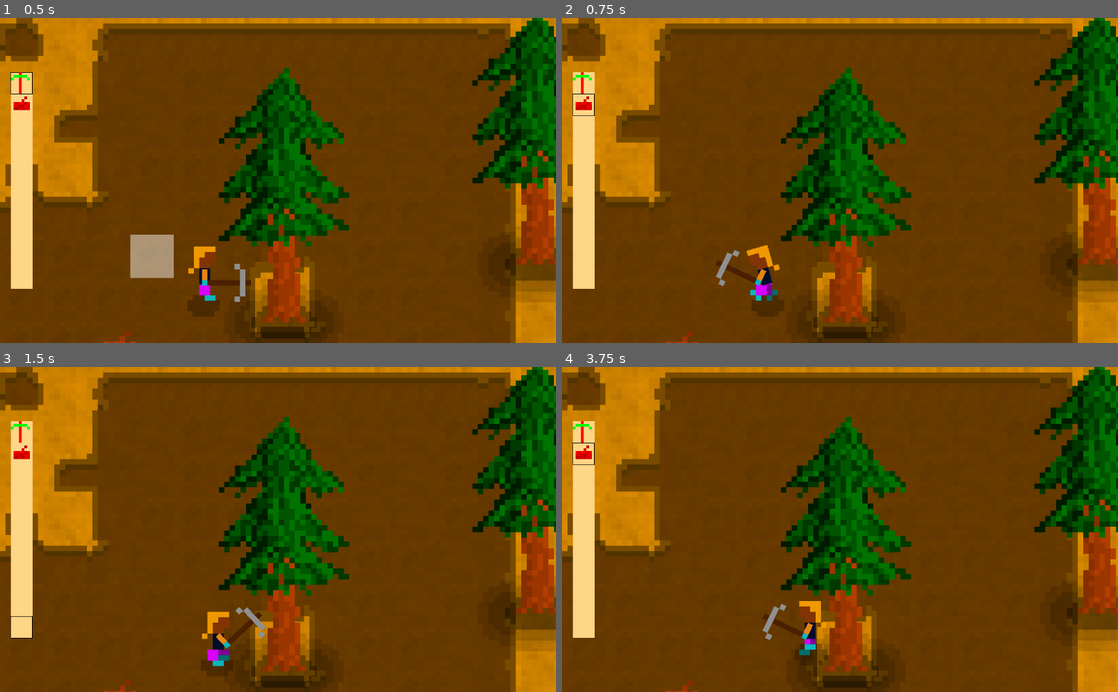
Above: before the commit, frames 1-4 (two rows, left to right).
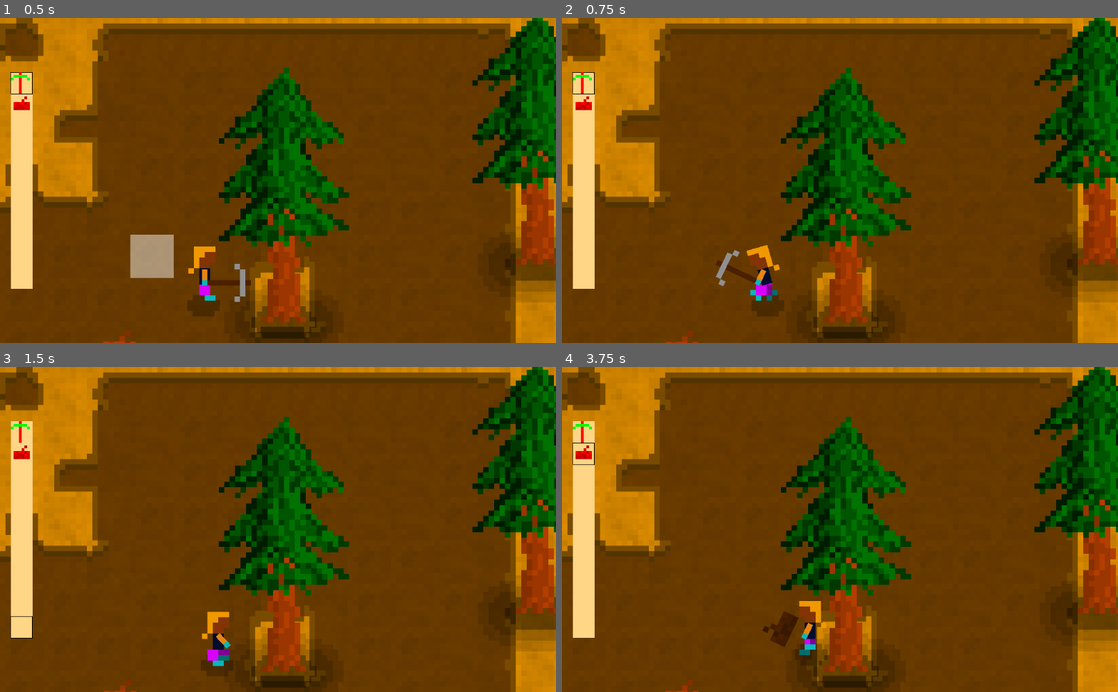
Above: after the commit, the same moments.

Repository: xarvh/residuals
Game: Godot game, scene res://scenes/map/Main.tscn
Same seed, same stepped clock (60 frames per second), same inputs: the game is played once before the commit and once after it. Sound files missing from this copy of the repository are replaced by a short silence.
Inputs (mouse positions are in pixels of both pictures, inside the frame that each line leads up to):
- Up to frame 1 (0.5 s): no input
- Up to frame 2 (0.75 s): tap Enter (ui_accept) at 0.5 s; move the mouse to (962, 164) at 0.52 s; hold Right (ui_right) from 0.53 s (still down); tap A (SelectNextTool) at 0.6 s
- Up to frame 3 (1.5 s): tap Enter (ui_accept) at 0.77 s; tap Q (SelectPrevTool) at 0.8, 1.35 s; move the mouse to (166, 545) at 1.27 s; release Right (ui_right) at 1.28 s; hold Down (ui_down) from 1.28 s (still down)
- Up to frame 4 (3.75 s): tap Enter (ui_accept) at 1.52, 3.02 s; tap A (SelectNextTool) at 1.55, 2.1, 3.05, 3.6 s; move the mouse to (895, 458) at 2.02 s; release Down (ui_down) at 2.03 s; hold Right (ui_right) 2.03-2.78 s; tap Q (SelectPrevTool) at 2.3, 2.85 s; move the mouse to (812, 594) at 2.77 s; hold Up (ui_up) 2.78-3.53 s; move the mouse to (1006, 578) at 3.52 s; hold Left (ui_left) from 3.53 s (still down)

Frame 1 is identical in both runs. In frame 2, less than 0.1% of the frame differs, in the area x 1-6%, y 16-31%; in frame 3, 0.2%; in frame 4, 0.4%, in the area x 36-44%, y 72-87%.

Commit message:
Held wood does not fall trees XD

Diff:
--- a/scenes/drop/Drop.gd
+++ b/scenes/drop/Drop.gd
@@ -39,6 +39,7 @@
 
 
 func _on_Area2D_area_entered(body):
+    # TODO what if the player backpack is full?
     player = Meta.getAncestor(body, 'Player')
 
 
--- a/scenes/human/HumanCharacter.gd
+++ b/scenes/human/HumanCharacter.gd
@@ -1,5 +1,12 @@
 extends AnimationPlayer
 
 
+onready var toolNode = get_parent().get_node('Legs/Torso+Head/Arm/HeldItem')
+
+
 func _onSwingHit():
-    Meta.callAncestorMethod(self, "playerToolSwingHit")
+    Meta.callAncestorMethod(self, 'playerToolSwingHit')
+
+
+func setHeldItem(texture):
+    toolNode.texture = texture
--- a/scenes/human/HumanCharacter.tscn
+++ b/scenes/human/HumanCharacter.tscn
@@ -9,14 +9,7 @@
 [ext_resource path="res://scenes/human/footstep.wav" type="AudioStream" id=7]
 [ext_resource path="res://scenes/human/HumanCharacter.gd" type="Script" id=8]
 
-
-
-
-
-
-
-
-[sub_resource type="Animation" id=2]
+[sub_resource type="Animation" id=1]
 loop = true
 tracks/0/type = "value"
 tracks/0/path = NodePath("Legs:frame")
@@ -43,22 +36,22 @@
 "values": [ 0.0 ]
 }
 
+[sub_resource type="Animation" id=2]
+loop = true
+tracks/0/type = "value"
+tracks/0/path = NodePath("Legs/Torso+Head/Arm:rotation_degrees")
+tracks/0/interp = 1
+tracks/0/loop_wrap = true
+tracks/0/imported = false
+tracks/0/enabled = true
+tracks/0/keys = {
+"times": PoolRealArray( 1 ),
+"transitions": PoolRealArray( 1 ),
+"update": 0,
+"values": [ -156.8 ]
+}
+
 [sub_resource type="Animation" id=3]
-loop = true
-tracks/0/type = "value"
-tracks/0/path = NodePath("Legs/Torso+Head/Arm:rotation_degrees")
-tracks/0/interp = 1
-tracks/0/loop_wrap = true
-tracks/0/imported = false
-tracks/0/enabled = true
-tracks/0/keys = {
-"times": PoolRealArray( 1 ),
-"transitions": PoolRealArray( 1 ),
-"update": 0,
-"values": [ -156.8 ]
-}
-
-[sub_resource type="Animation" id=4]
 length = 3.0
 tracks/0/type = "value"
 tracks/0/path = NodePath("Legs/Torso+Head/Arm:rotation_degrees")
@@ -123,13 +116,13 @@
 } ]
 }
 
+[sub_resource type="AudioStreamRandomPitch" id=4]
+audio_stream = ExtResource( 7 )
+
 [sub_resource type="AudioStreamRandomPitch" id=5]
 audio_stream = ExtResource( 7 )
 
-[sub_resource type="AudioStreamRandomPitch" id=6]
-audio_stream = ExtResource( 7 )
-
-[sub_resource type="Animation" id=7]
+[sub_resource type="Animation" id=6]
 length = 6.0
 loop = true
 tracks/0/type = "value"
@@ -217,44 +210,44 @@
 
 [node name="AnimationPlayer" type="AnimationPlayer" parent="."]
 playback_speed = 6.0
-anims/Idle = SubResource( 2 )
-anims/RaiseTool = SubResource( 3 )
-anims/SwingTool = SubResource( 4 )
-anims/Walk = SubResource( 7 )
+anims/Idle = SubResource( 1 )
+anims/RaiseTool = SubResource( 2 )
+anims/SwingTool = SubResource( 3 )
+anims/Walk = SubResource( 6 )
 script = ExtResource( 8 )
 
 [node name="Footsteps" type="AudioStreamPlayer2D" parent="."]
-stream = SubResource( 5 )
+stream = SubResource( 4 )
 
 [node name="Legs" type="Sprite" parent="."]
-material = SubResource( 8 )
+material = SubResource( 7 )
 position = Vector2( 0, -7 )
 texture = ExtResource( 1 )
 hframes = 6
 frame = 1
 
 [node name="Torso+Head" type="Sprite" parent="Legs"]
-material = SubResource( 9 )
+material = SubResource( 8 )
 position = Vector2( -0.0658932, 2.66441 )
 texture = ExtResource( 2 )
 offset = Vector2( 0.0658932, -1.66441 )
 
 [node name="Arm" type="Sprite" parent="Legs/Torso+Head"]
-material = SubResource( 8 )
+material = SubResource( 7 )
 position = Vector2( 0.0518665, -2.2413 )
 rotation = -0.346533
 texture = ExtResource( 3 )
 offset = Vector2( -0.495468, 0.845141 )
 
-[node name="Pickaxe" type="Sprite" parent="Legs/Torso+Head/Arm"]
-material = SubResource( 10 )
+[node name="HeldItem" type="Sprite" parent="Legs/Torso+Head/Arm"]
+material = SubResource( 9 )
 position = Vector2( -26.1241, -2.60694 )
 rotation = 1.5708
 texture = ExtResource( 4 )
 offset = Vector2( 5.39905, -30.5824 )
 
 [node name="humanShadow" type="Sprite" parent="."]
-material = SubResource( 11 )
+material = SubResource( 10 )
 position = Vector2( -0.200247, -0.0411348 )
 z_index = -1
 texture = ExtResource( 6 )
--- a/scenes/human/HumanPlayer.gd
+++ b/scenes/human/HumanPlayer.gd
@@ -1,4 +1,7 @@
 extends Node2D
+
+
+const Storage = preload('res://src/Storage.gd')
 
 
 #
@@ -10,16 +13,28 @@
 const inputRight = "ui_right"
 const inputUseTool = "ui_accept"
 
+const inputNextTool = 'SelectNextTool'
+const inputPrevTool = 'SelectPrevTool'
+
 const walkingSpeed = 10
+
+const backpackSize = 10
 
 
 #
-# Properties
+# Init
 #
 onready var animationPlayer = get_node("AnimationPlayer")
 onready var viewportManager = Meta.getAncestor(self, 'ViewportManager')
 
 onready var toolTargetCell = null
+
+onready var backpackSelectedIndex = 0
+onready var backpackStorage = Storage.new(backpackSize)
+
+func _ready():
+    backpackStorage.insertInFirstEmptySlot(Env.Item.Pickaxe)
+    backpackStorage.insertInFirstEmptySlot(Env.Item.Wood)
 
 
 #
@@ -32,6 +47,7 @@
     match self.animationPlayer.current_animation:
         "Idle":
             if Input.is_action_pressed(inputUseTool):
+                # TODO check that the held item can be swung
                 toolTargetCell = getTargetCell()
                 var targetPos = (toolTargetCell + Vector2(0.5, 0.5)) * viewportManager.tilemap.cell_size
                 var r = targetPos - self.position
@@ -52,25 +68,35 @@
           self.animationPlayer.play("Idle")
 
 
+    #
+    # Selected item
+    #
+    animationPlayer.setHeldItem(viewportManager.itemToTexture(getSelectedBackpackItem()))
+
+
+
 #
 # Input interrupts
 #
 func _unhandled_input(event):
-    match self.animationPlayer.current_animation:
-        "Idle":
-            if event.is_pressed() and InputMap.event_is_action(event, inputUseTool):
-                pass
+    if event.is_pressed():
+        match self.animationPlayer.current_animation:
+            "Idle", "Walk":
+                if InputMap.event_is_action(event, inputNextTool):
+                    backpackSelectedIndex = (backpackSelectedIndex + 1) % backpackSize
+
+                if InputMap.event_is_action(event, inputPrevTool):
+                    backpackSelectedIndex = ((backpackSelectedIndex + backpackSize - 1) % backpackSize)
 
 
 #
 # Hooks
 #
 func playerToolSwingHit():
-    var axePower = 10
     var targets = viewportManager.findAtCell(toolTargetCell)
     for t in targets:
         if t.has_method('onHitByTool'):
-            t.onHitByTool('axe', axePower, self)
+            t.onHitByTool(getSelectedBackpackItem(), self)
 
 
 func getTargetCell():
@@ -83,12 +109,15 @@
     var collect = get_node('Collect')
     if not collect.playing or collect.get_playback_position() > 0.05:
         collect.play()
-    print('collected: ', type)
 
 
 #
 # State helpers
 #
+func getSelectedBackpackItem():
+    return backpackStorage.items[backpackSelectedIndex]
+
+
 func _walk_or_idle(dx, dy, delta):
     if dx or dy:
         var n = sqrt(dx * dx + dy * dy)
--- a/scenes/map/MapManager.gd
+++ b/scenes/map/MapManager.gd
@@ -2,18 +2,12 @@
 
 
 const Drop = preload('res://scenes/drop/Drop.tscn')
-const Storage = preload('res://src/Storage.gd')
 
 
 #
 # Config
 #
 const inputQuit = 'ui_cancel'
-
-const inputNextTool = 'SelectNextTool'
-const inputPrevTool = 'SelectPrevTool'
-
-const backpackSize = 10
 
 
 #
@@ -29,24 +23,19 @@
 #
 # Backpack
 #
-onready var backpackNode = get_node('HUD').get_node('Backpack')
-onready var backpackSelectedIndex = 0
-onready var backpackStorage = Storage.new(backpackSize)
+onready var backpackNode = get_node('HUD/Backpack')
 
 
 func _ready():
     cellHighlight.visible = false
-    backpackStorage.insertInFirstEmptySlot(Env.Item.Pickaxe)
-    backpackStorage.insertInFirstEmptySlot(Env.Item.Wood)
 
     #
     # Backpack stuff
     #
     var size = backpackNode.rect_size.x
     var contentNode = backpackNode.get_node('Content')
-    for i in backpackSize:
+    for i in player.backpackSize:
         var item = TextureRect.new()
-        #TODO item.texture = load('res://scenes/human/pickaxe.png')
         item.expand = true
         item.rect_size.x = size
         item.rect_size.y = size
@@ -70,20 +59,24 @@
     # Backpack stuff
     #
     var selectionNode = backpackNode.get_node('ToolSelection')
-    selectionNode.rect_position.y = selectionNode.rect_size.y * backpackSelectedIndex
+    selectionNode.rect_position.y = selectionNode.rect_size.y * player.backpackSelectedIndex
 
     var itemNodes = backpackNode.get_node('Content').get_children()
-    for i in backpackSize:
+    for i in player.backpackSize:
         var itemNode = itemNodes[i]
-        var texture = itemToTexture(backpackStorage.items[i])
+        var texture = itemToTexture(player.backpackStorage.items[i])
         # let's check just in case the assignment does some magic
         if itemNode.texture != texture:
             itemNode.texture = texture
 
 
-
 #
 # TODO move this somewhere else
+#
+# TODO Ideally, the info should also contain offset and material, so maybe load a Scene instead?
+# It's actually one Scene for the backpack selector and one Scene for the player sprite?
+#
+# TODO Also add info on how the item is held
 #
 func itemToTexture(item):
     match item:
@@ -97,17 +90,11 @@
             return load('res://scenes/drop/wood.png')
 
 
-
 #
 # Input interrupts
 #
 func _unhandled_input(event):
-    if event.is_pressed():
-        if InputMap.event_is_action(event, inputNextTool):
-            backpackSelectedIndex = (backpackSelectedIndex + 1) % backpackSize
-
-        if InputMap.event_is_action(event, inputPrevTool):
-            backpackSelectedIndex = ((backpackSelectedIndex + backpackSize - 1) % backpackSize)
+    pass
 
 
 #
@@ -130,7 +117,7 @@
     var r = []
     for n in ySort.get_children():
         if minx <= n.position.x and n.position.x <= maxx and miny <= n.position.y and n.position.y <= maxy:
-              r.append(n)
+            r.append(n)
 
     return r
 
--- a/scenes/tree/Tree.gd
+++ b/scenes/tree/Tree.gd
@@ -65,11 +65,14 @@
             trunk = null
 
 
-func onHitByTool(toolName, toolPower, player):
-    # TODO if toolName == 'Axe'
+func onHitByTool(item, player):
+
+    if item != Env.Item.Pickaxe:
+        # TODO make a thud sound
+        return
 
     axeOnWood.play()
-    damage += toolPower
+    damage += 10
 
     match state:
         State.TrunkUp:
Not shown: 4 places in scenes/human/HumanCharacter.tscn that only renumber resources
